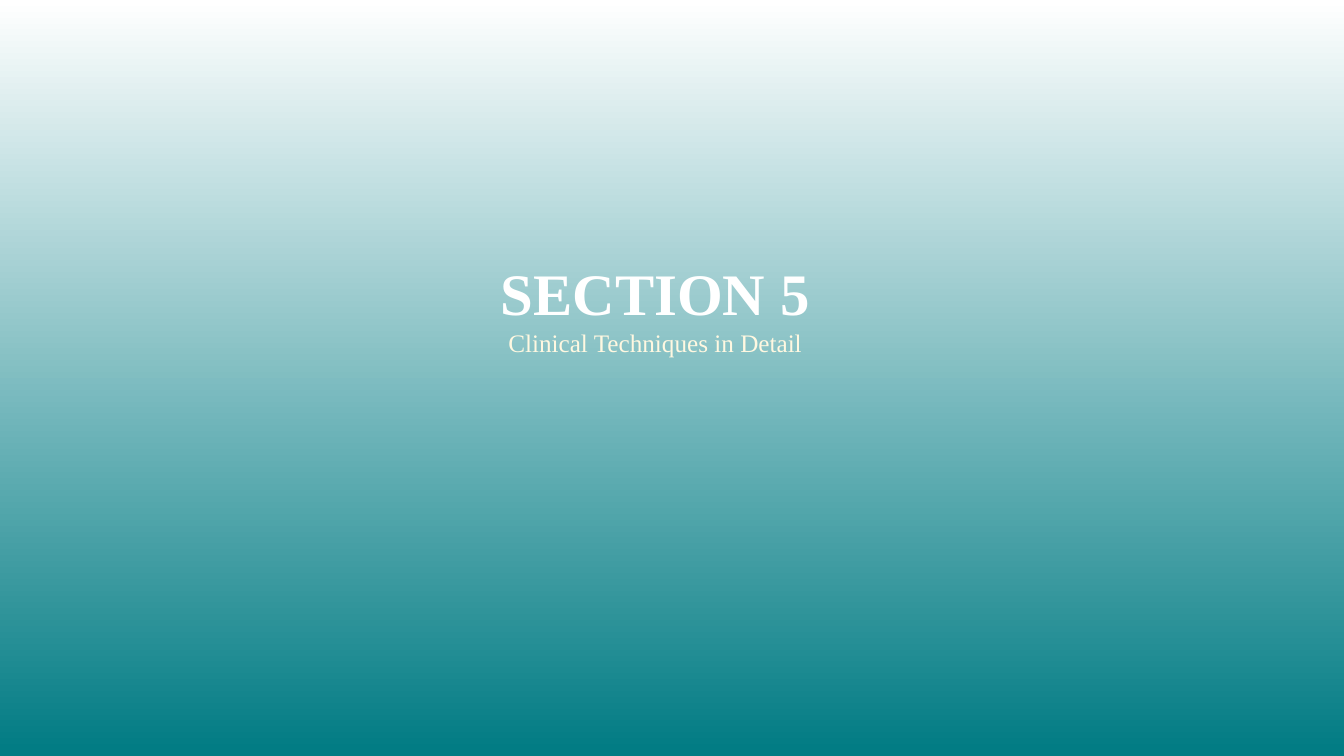
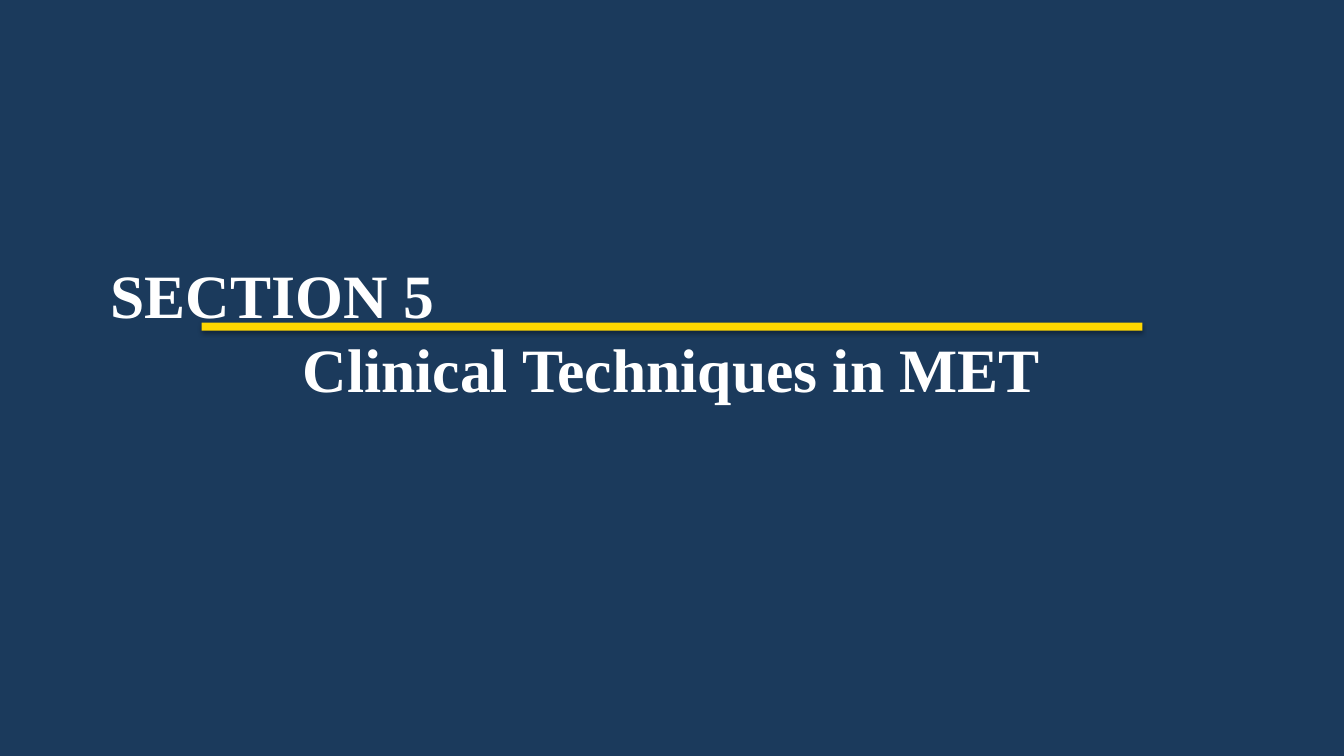
Before and after one commit to tejasdangodra786-byte/Dango-kiro, a slide deck: slide 39 of MET_Comprehensive_Presentation.pptx (slide 30 before the commit). Drawn at 1344x756 pixels with LibreOffice and Linux fonts; fonts in the diff are those of the drawing. Boxes give left, top, right and bottom in pixels: in the first picture for what was removed or moved away, otherwise in the second. Text is boxed around its words. In the diff, an @@ line names an element or a change of style, - is before the commit and + after.

Commit message:
Add MET comprehensive 80-slide presentation (v5)
- Created create_met_v5.py: complete Python script generating 80 slides
- Generated MET_Comprehensive_Presentation.pptx with:
  * 10 color-coded sections
  * Strict layout zones (no overlap)
  * Times New Roman throughout (36pt titles, 14pt content)
  * Widescreen 13.333 x 7.5 inches
  * References on every content slide
  * Clinical dialogue examples, worksheets, case conceptualization
  * Based on MET Manual (Miller et al., 1992) & NIMHANS (2016)

```diff
--- a/MET_Comprehensive_Presentation.pptx
+++ b/MET_Comprehensive_Presentation.pptx
@@ rectangle at box(0, 0, 1344, 756): fill gradient #007B83 to #FFFFFF to #1B3A5C @@
@@ text at box(111, 277, 1040, 404): text changed; size 18 to 44 pt; text colour #FFF8E1 to #FFFFFF; bold on @@
-SECTION 5
-Clinical Techniques in Detail
+SECTION 5
+Clinical Techniques in MET
@@ rectangle added at box(202, 323, 1142, 331), fill #FFD700 @@
```
Also in this commit, not shown: 12 other slides changed, 67 slides added, 66 slides removed, 1 other file.
